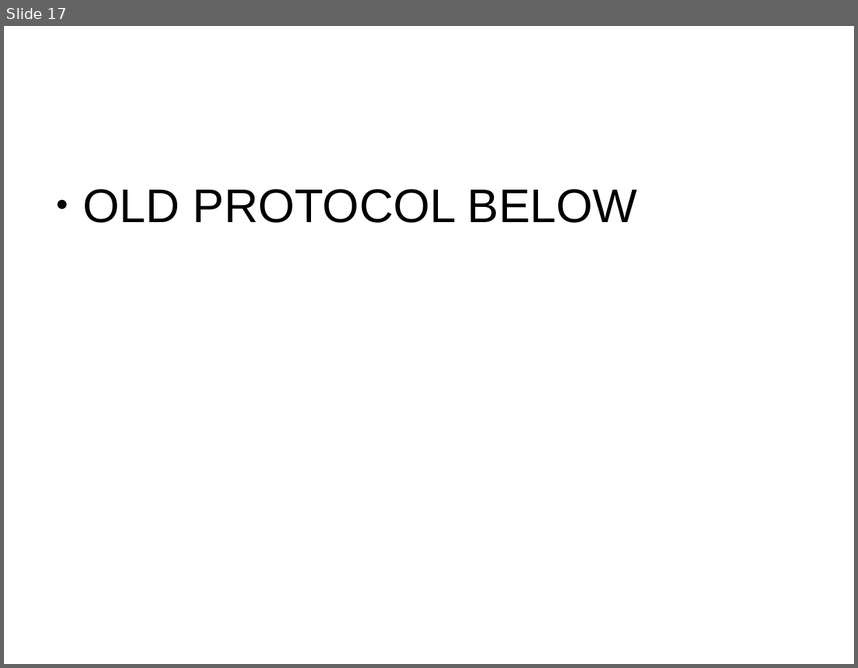
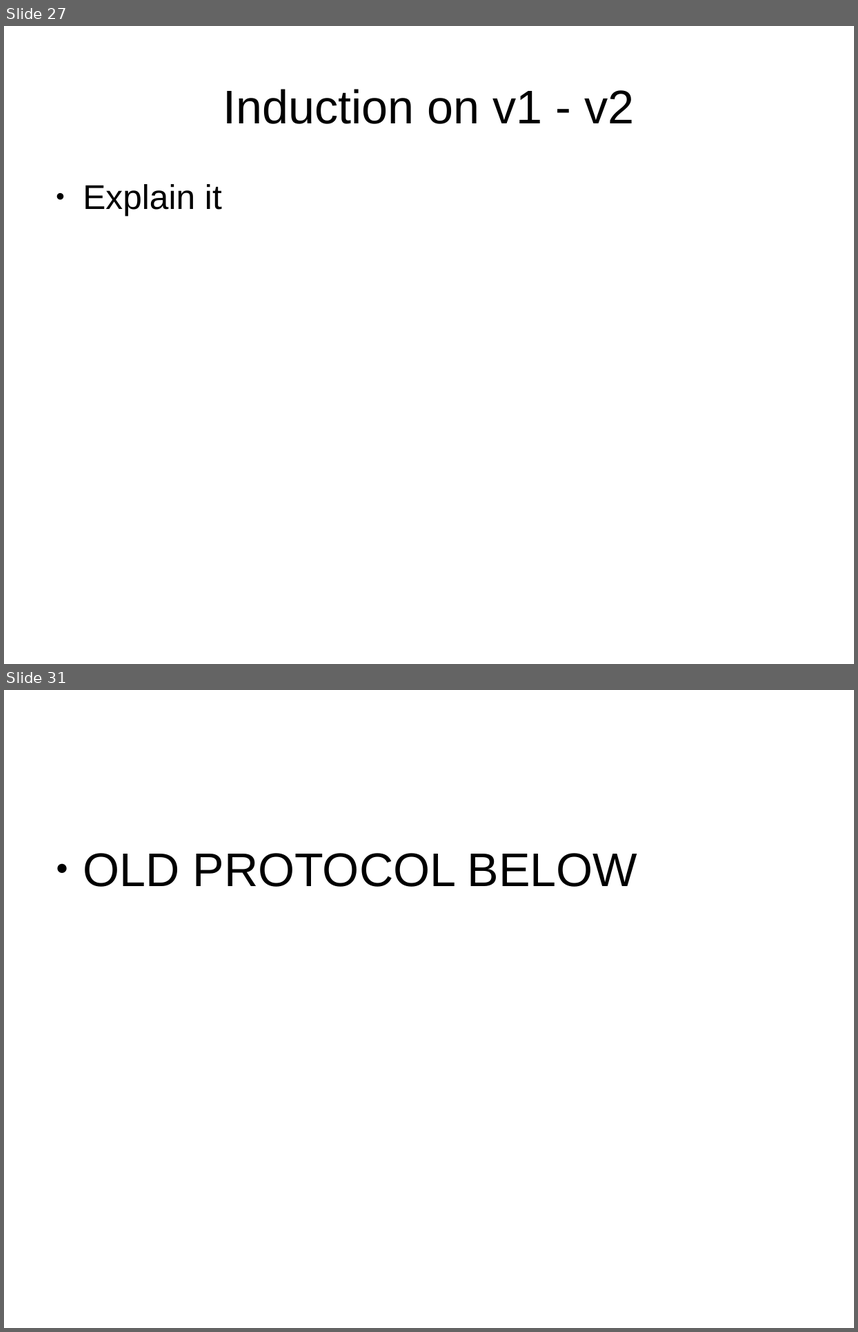
Before and after one commit to palmskog/pos, a slide deck: slide.odp. Shown one above the other, each under a label of ours: slide 17 before the commit, slides 27 and 31 after it; the slides between them are not shown. The pictures are 858x668 and 858x1332 pixels, drawn with LibreOffice and Linux fonts; fonts in the diff are those of the drawing. Boxes give left, top, right and bottom in pixels: in the first picture for what was removed or moved away, otherwise in the second. Text is boxed around its words. In the diff, an @@ line names an element or a change of style, - is before the commit and + after.

```diff
--- a/slide.odp
+++ b/slide.odp
@@ slide 27 added at [4,26,854,664], background #FFFFFF @@
@@ title added at [223,89,634,124], 44 pt, text #000000 @@
+Induction on v1 - v2
@@ text added at [83,184,222,216], 32 pt, text #000000 @@
+● Explain it
@@ what was slide 17 is now slide 31 @@
```
Also in this commit, not shown: 13 other slides added.
